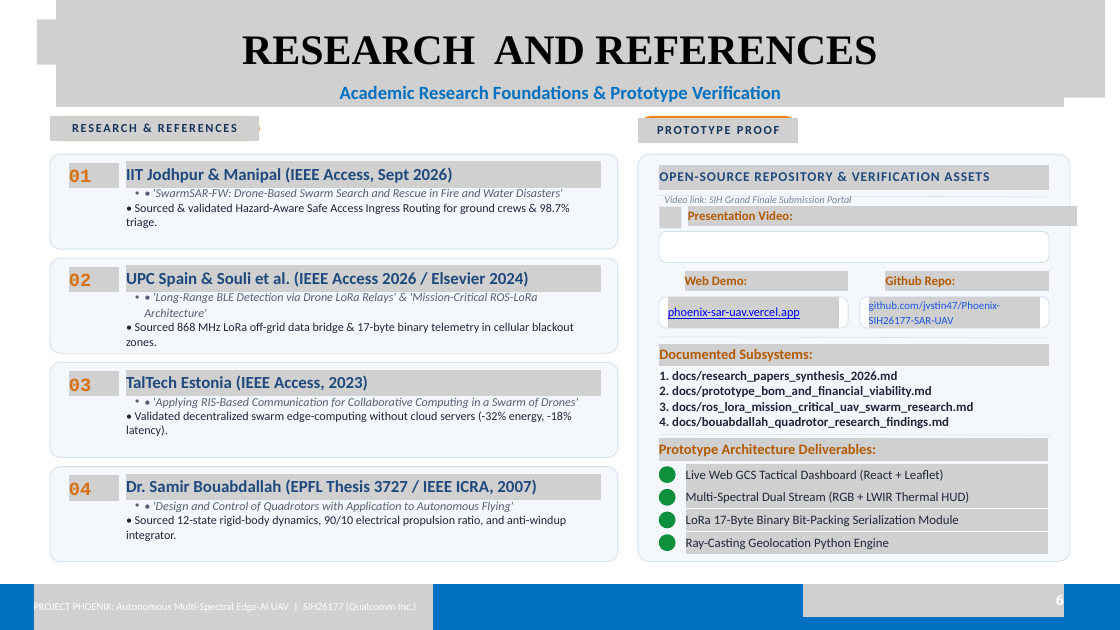
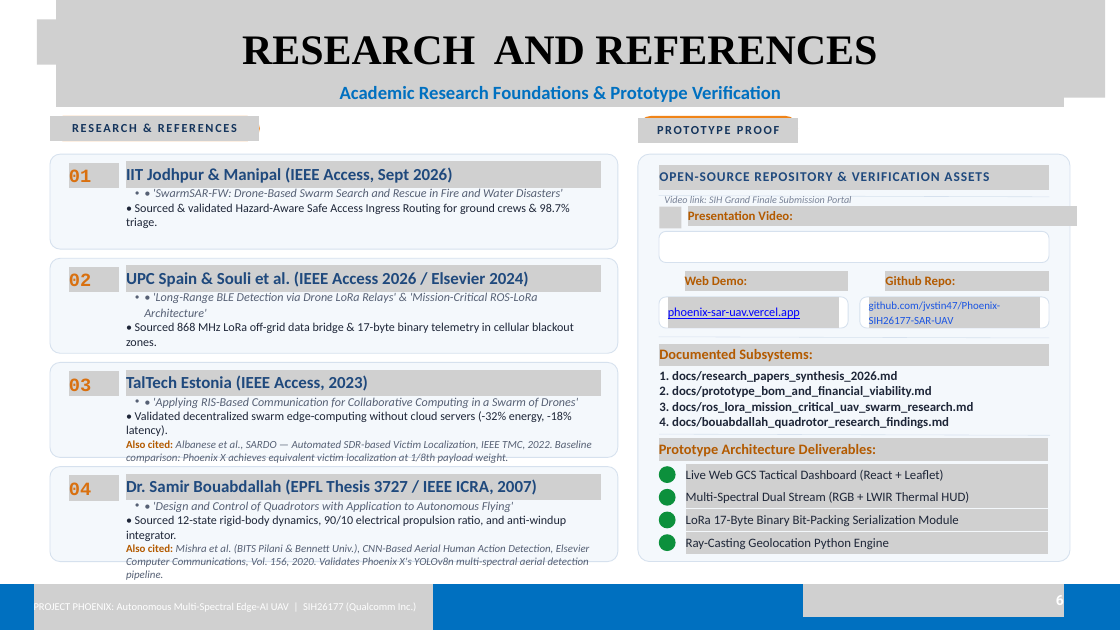
Before and after one commit to jvstin47/Phoenix-SIH26177-SAR-UAV, a slide deck: slide 6 of Copy of SIH26177_v6.pptx.pptx. Drawn at 1120x630 pixels with LibreOffice and Linux fonts; fonts in the diff are those of the drawing; grey boxes stand for pictures; background and template pictures are left out. Boxes give left, top, right and bottom in pixels: in the first picture for what was removed or moved away, otherwise in the second. Text is boxed around its words. In the diff, an @@ line names an element or a change of style, - is before the commit and + after.

Commit message:
feat: add SARDO (IEEE TMC 2022) and Mishra et al. (Elsevier 2020) as secondary citations on Slide 6

```diff
--- a/Copy of SIH26177_v6.pptx.pptx
+++ b/Copy of SIH26177_v6.pptx.pptx
@@ text at <box>126,440,592,463</box>: paragraph added @@
+Also cited: Albanese et al., SARDO — Automated SDR-based Victim Localization, IEEE TMC, 2022. Baseline comparison: Phoenix X achieves equivalent victim localization at 1/8th payload weight.
@@ text at <box>126,544,590,567</box>: paragraph added @@
+Also cited: Mishra et al. (BITS Pilani & Bennett Univ.), CNN-Based Aerial Human Action Detection, Elsevier Computer Communications, Vol. 156, 2020. Validates Phoenix X's YOLOv8n multi-spectral aerial detection pipeline.
```
Also in this commit, not shown: 1 other file.
